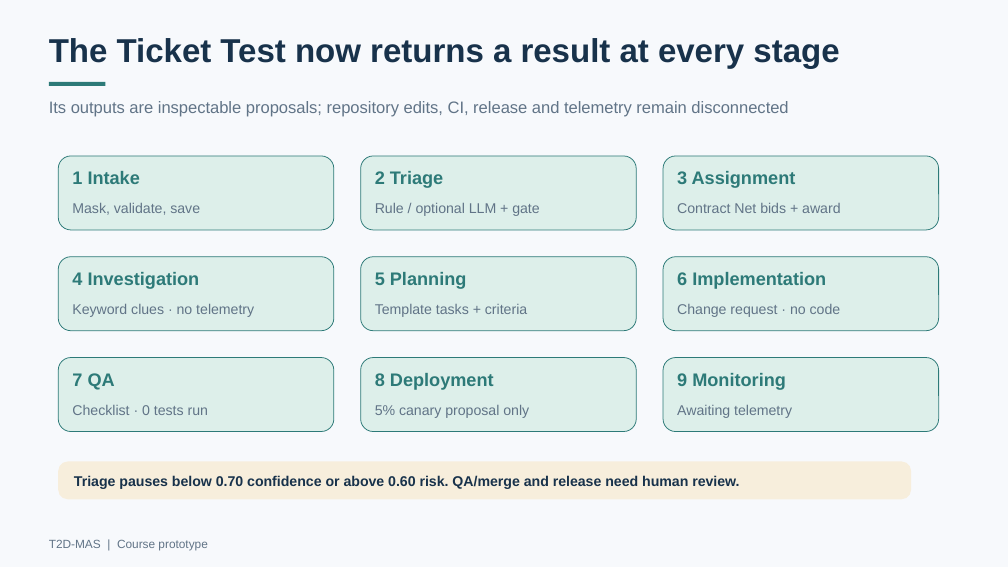
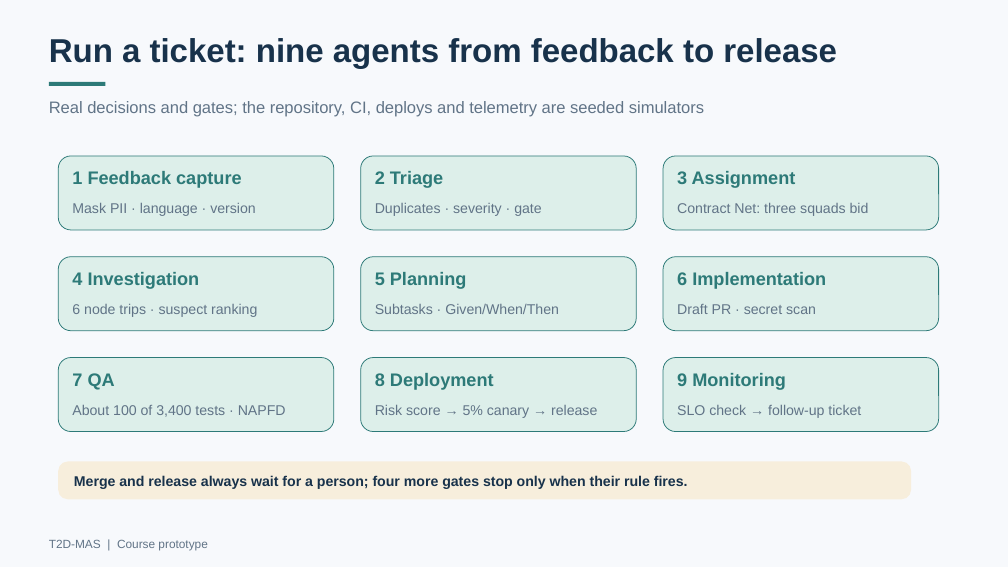
Before and after one commit to zidanarsyad/t2d-mas, a slide deck: slide 6 of deliverables/T2D-MAS-Program-Explainer-Updated.pptx. Drawn at 1008x567 pixels with LibreOffice and Linux fonts; fonts in the diff are those of the drawing. Boxes give left, top, right and bottom in pixels: in the first picture for what was removed or moved away, otherwise in the second. Text is boxed around its words. In the diff, an @@ line names an element or a change of style, - is before the commit and + after.

```diff
--- a/deliverables/T2D-MAS-Program-Explainer-Updated.pptx
+++ b/deliverables/T2D-MAS-Program-Explainer-Updated.pptx
@@ text at (49,38,837,69): text changed @@
-The Ticket Test now returns a result at every stage
+Run a ticket: nine agents from feedback to release
@@ text at (49,101,704,117): text changed @@
-Its outputs are inspectable proposals; repository edits, CI, release and telemetry remain disconnected
+Real decisions and gates; the repository, CI, deploys and telemetry are seeded simulators
@@ text at (72,171,242,188): text changed @@
-1 Intake
+1 Feedback capture
@@ text at (72,203,255,216): text changed @@
-Mask, validate, save
+Mask PII · language · version
@@ text at (375,203,541,216): text changed @@
-Rule / optional LLM + gate
+Duplicates · severity · gate
@@ text at (677,203,869,216): text changed @@
-Contract Net bids + award
+Contract Net: three squads bid
@@ text at (72,304,257,317): text changed @@
-Keyword clues · no telemetry
+6 node trips · suspect ranking
@@ text at (375,304,559,314): text changed @@
-Template tasks + criteria
+Subtasks · Given/When/Then
@@ text at (677,304,816,314): text changed @@
-Change request · no code
+Draft PR · secret scan
@@ text at (72,405,286,417): text changed @@
-Checklist · 0 tests run
+About 100 of 3,400 tests · NAPFD
@@ text at (375,405,597,418): text changed @@
-5% canary proposal only
+Risk score → 5% canary → release
@@ text at (677,405,861,418): text changed @@
-Awaiting telemetry
+SLO check → follow-up ticket
@@ text at (74,475,688,489): text changed @@
-Triage pauses below 0.70 confidence or above 0.60 risk. QA/merge and release need human review.
+Merge and release always wait for a person; four more gates stop only when their rule fires.
```
Also in this commit, not shown: 9 other slides changed, 12 other files.
